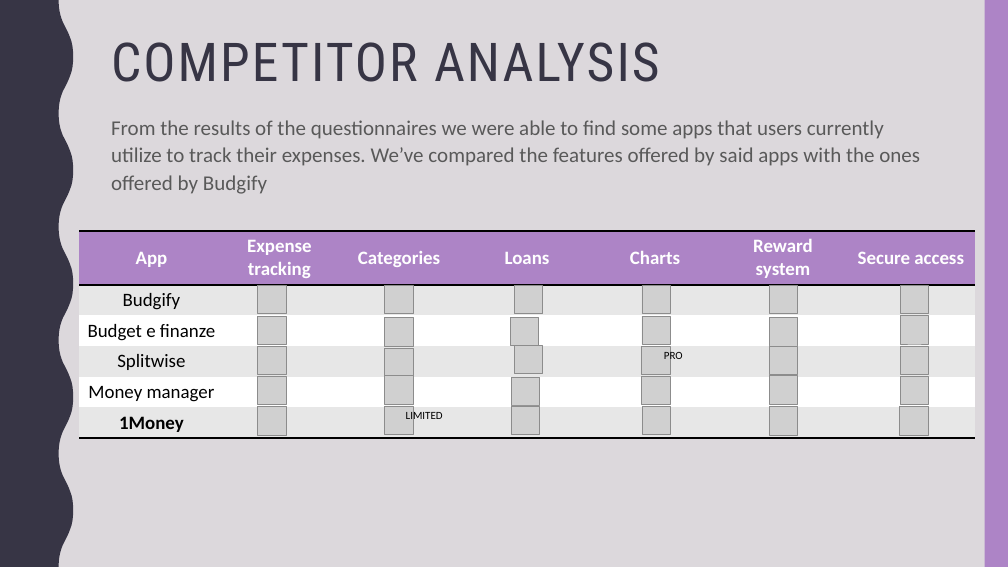
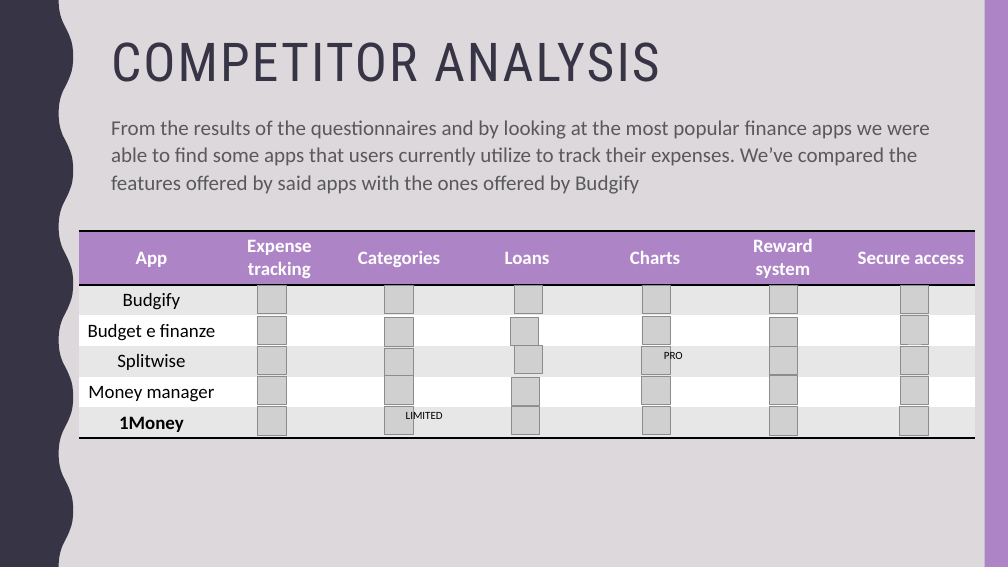
Before and after one commit to SandroCata/HCI_project, a slide deck: slide 10 of Presentation.pptx. Drawn at 1008x567 pixels with LibreOffice and Linux fonts; fonts in the diff are those of the drawing; grey boxes stand for pictures. Boxes give left, top, right and bottom in pixels: in the first picture for what was removed or moved away, otherwise in the second. Text is boxed around its words. In the diff, an @@ line names an element or a change of style, - is before the commit and + after.

Commit message:
Fix in presentation

```diff
--- a/Presentation.pptx
+++ b/Presentation.pptx
@@ text at (111, 120, 930, 194): text changed @@
-From the results of the questionnaires we were able to find some apps that users currently utilize to track their expenses. We’ve compared the features offered by said apps with the ones offered by Budgify
+From the results of the questionnaires and by looking at the most popular finance apps we were able to find some apps that users currently utilize to track their expenses. We’ve compared the features offered by said apps with the ones offered by Budgify
```
Also in this commit, not shown: 1 other slide changed.
